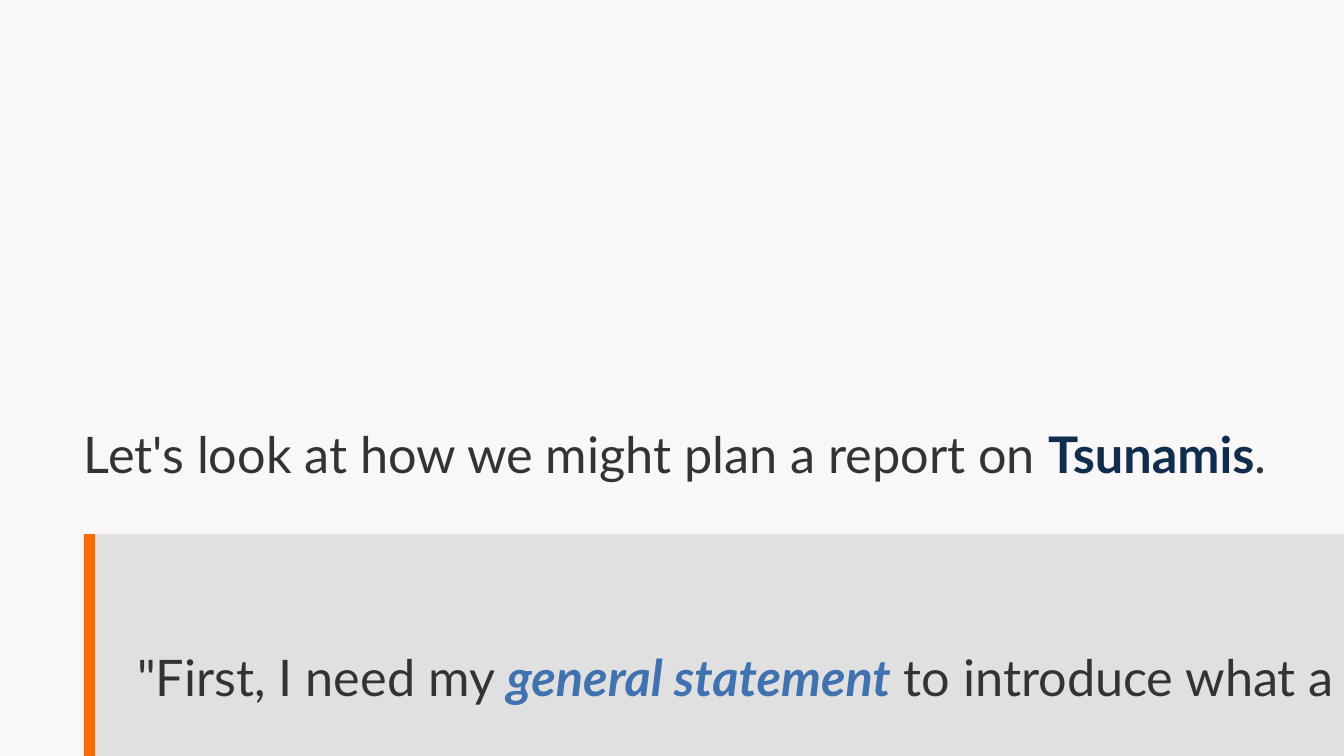
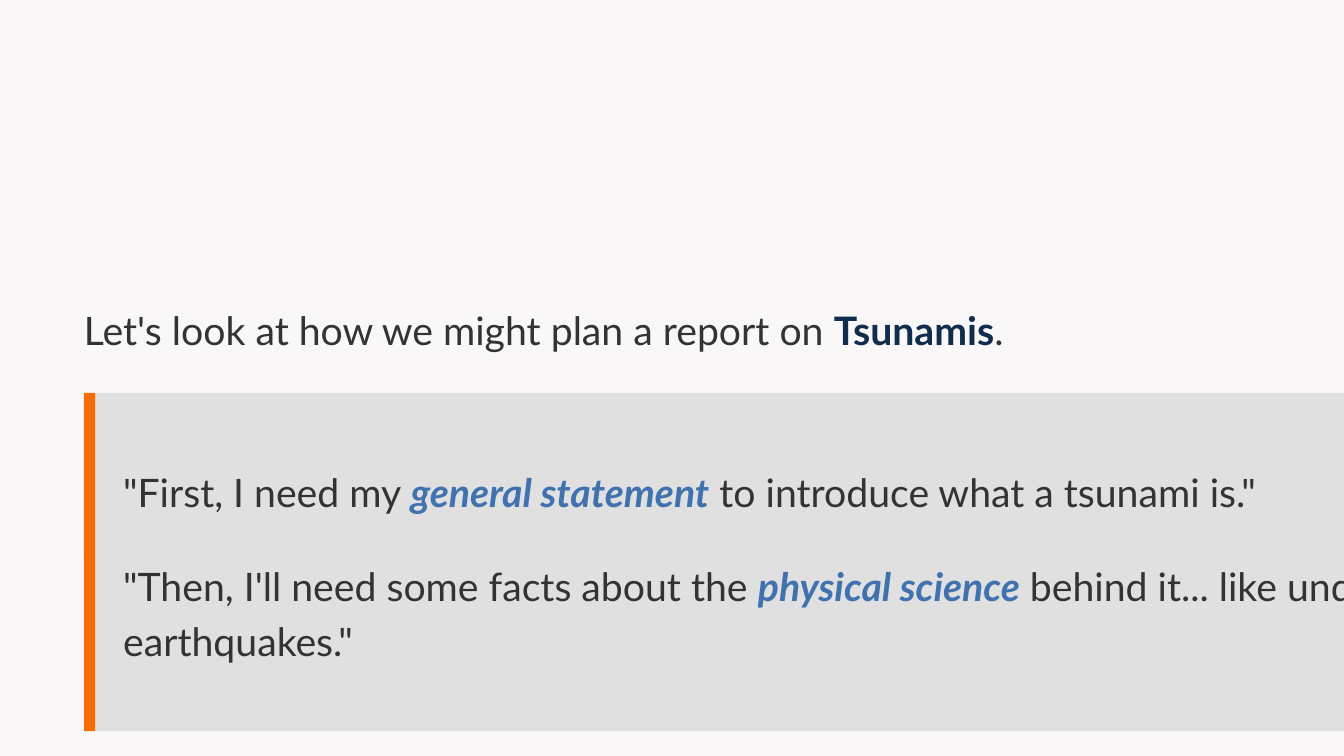
Before and after one commit to dsuth10/Joshua, a slide deck: slide 5 of Units/English/English_Unit_2/Lesson_Plans/Lesson_17/Lesson_17_Presentation.pptx. Drawn at 1344x756 pixels with LibreOffice and Linux fonts; fonts in the diff are those of the drawing. Boxes give left, top, right and bottom in pixels: in the first picture for what was removed or moved away, otherwise in the second. Text is boxed around its words. In the diff, an @@ line names an element or a change of style, - is before the commit and + after.

```diff
--- a/Units/English/English_Unit_2/Lesson_Plans/Lesson_17/Lesson_17_Presentation.pptx
+++ b/Units/English/English_Unit_2/Lesson_Plans/Lesson_17/Lesson_17_Presentation.pptx
@@ text "Let's look at how we ...": place and size @@
-text "Let's look at how we ..." at bbox=[84, 435, 1266, 482]
+text "Let's look at how we ..." at bbox=[84, 316, 1004, 352]
@@ text "Let's look at how we ..." at bbox=[84, 316, 1004, 352]: size 27 to 21 pt; line spacing 43.2pt to 29.4pt; less space between paragraphs @@
@@ rectangle: place and size @@
-rectangle at bbox=[83, 534, 1344, 756]
+rectangle at bbox=[83, 392, 1344, 731]
@@ line moved from (90, 534) - (90, 756) to (90, 392) - (90, 731) @@
@@ text ""First, I need my general ..." at bbox=[123, 478, 1256, 514]: size 27 to 21 pt; line spacing 43.2pt to 29.4pt; less space between paragraphs @@
@@ text ""First, I need my general ...": place and size @@
-text ""First, I need my general ..." at bbox=[137, 658, 1334, 705]
+text ""First, I need my general ..." at bbox=[123, 478, 1256, 514]
@@ text added at bbox=[123, 572, 1277, 663], 21 pt, text #333333 @@
+"Then, I'll need some facts about the physical science behind it... like underwater earthquakes."
```
Also in this commit, not shown: 6 other slides changed, 35 other files.
